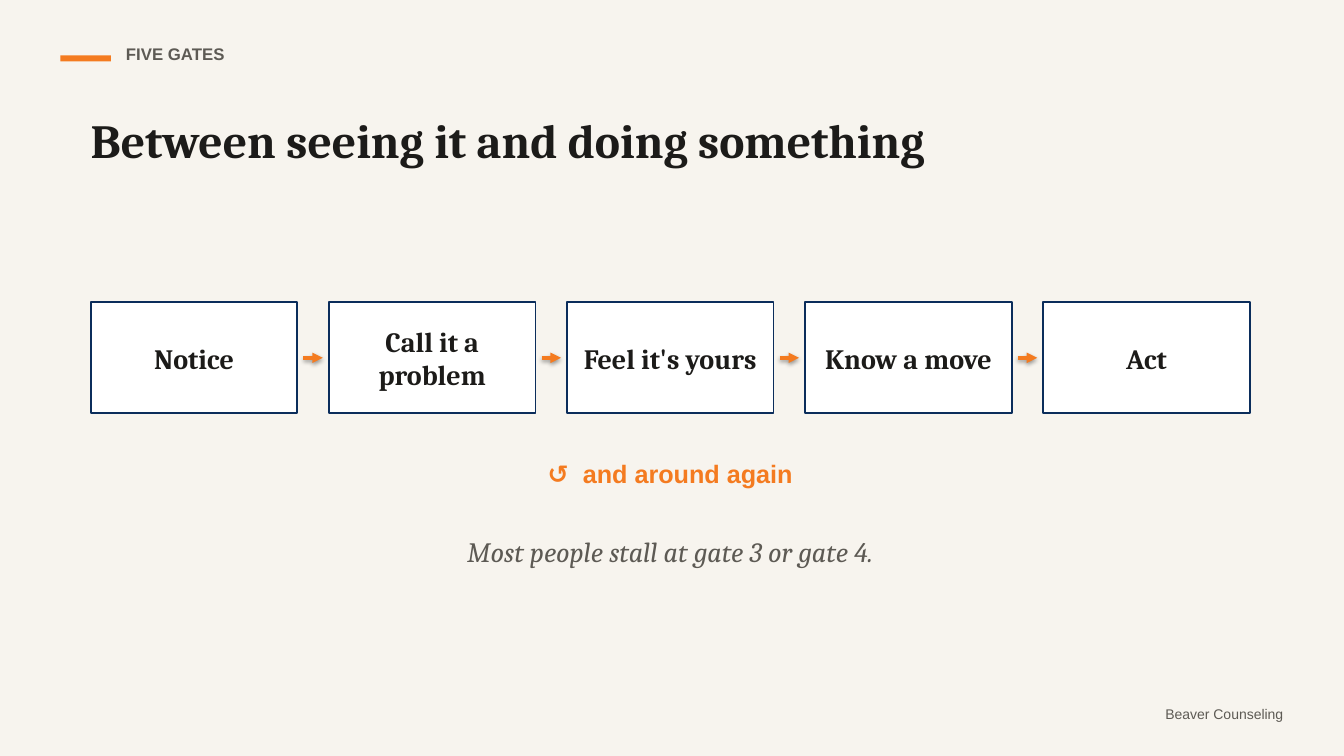
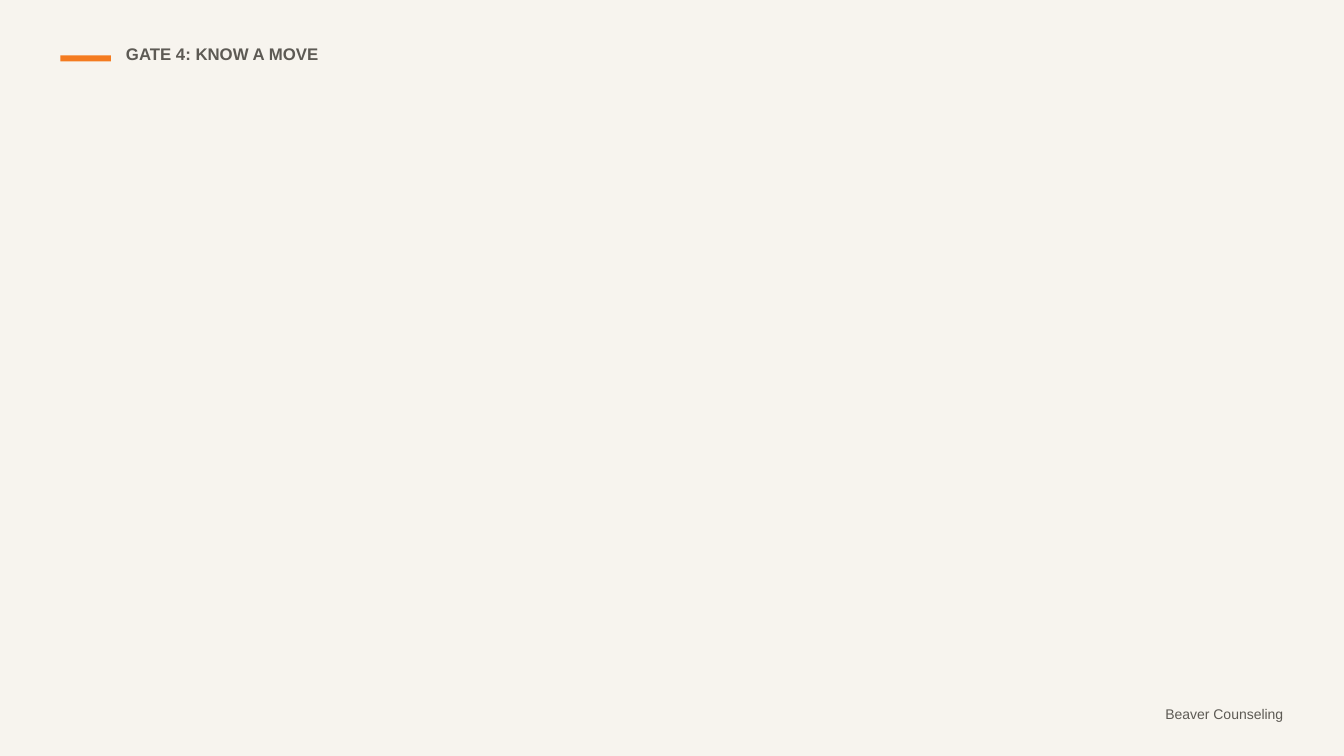
Before and after one commit to rmwtoolkit/bcds-toolkit, a slide deck: slide 12 of decks/speaking-up-lesson-v2.pptx (slide 4 before the commit). Drawn at 1344x756 pixels with LibreOffice and Linux fonts; fonts in the diff are those of the drawing; background and template pictures are left out. Boxes give left, top, right and bottom in pixels: in the first picture for what was removed or moved away, otherwise in the second. Text is boxed around its words. In the diff, an @@ line names an element or a change of style, - is before the commit and + after.

```diff
--- a/decks/speaking-up-lesson-v2.pptx
+++ b/decks/speaking-up-lesson-v2.pptx
@@ text at <box>126,48,318,60</box>: text changed @@
-FIVE GATES
+GATE 4: KNOW A MOVE
@@ text removed at <box>91,125,924,168</box> @@
-Between seeing it and doing something
@@ rectangle removed at <box>91,302,297,413</box> @@
@@ rectangle removed at <box>329,302,535,413</box> @@
@@ rectangle removed at <box>567,302,773,413</box> @@
@@ rectangle removed at <box>806,302,1012,413</box> @@
@@ rectangle removed at <box>1044,302,1250,413</box> @@
@@ text removed at <box>154,349,234,370</box> @@
-Notice
@@ arrow removed from (303, 358) to (323, 358) @@
@@ text removed at <box>379,332,486,391</box> @@
-Call it a problem
@@ arrow removed from (541, 358) to (562, 358) @@
@@ text removed at <box>584,349,757,375</box> @@
-Feel it's yours
@@ arrow removed from (779, 358) to (800, 358) @@
@@ text removed at <box>825,350,991,370</box> @@
-Know a move
@@ arrow removed from (1018, 358) to (1037, 358) @@
@@ text removed at <box>1126,350,1167,370</box> @@
-Act
@@ text removed at <box>583,464,793,489</box> @@
-↺ and around again
@@ text removed at <box>467,542,873,568</box> @@
-Most people stall at gate 3 or gate 4.
```
Also in this commit, not shown: 8 other slides changed, 12 slides added, 1 slide removed, 23 other files.
